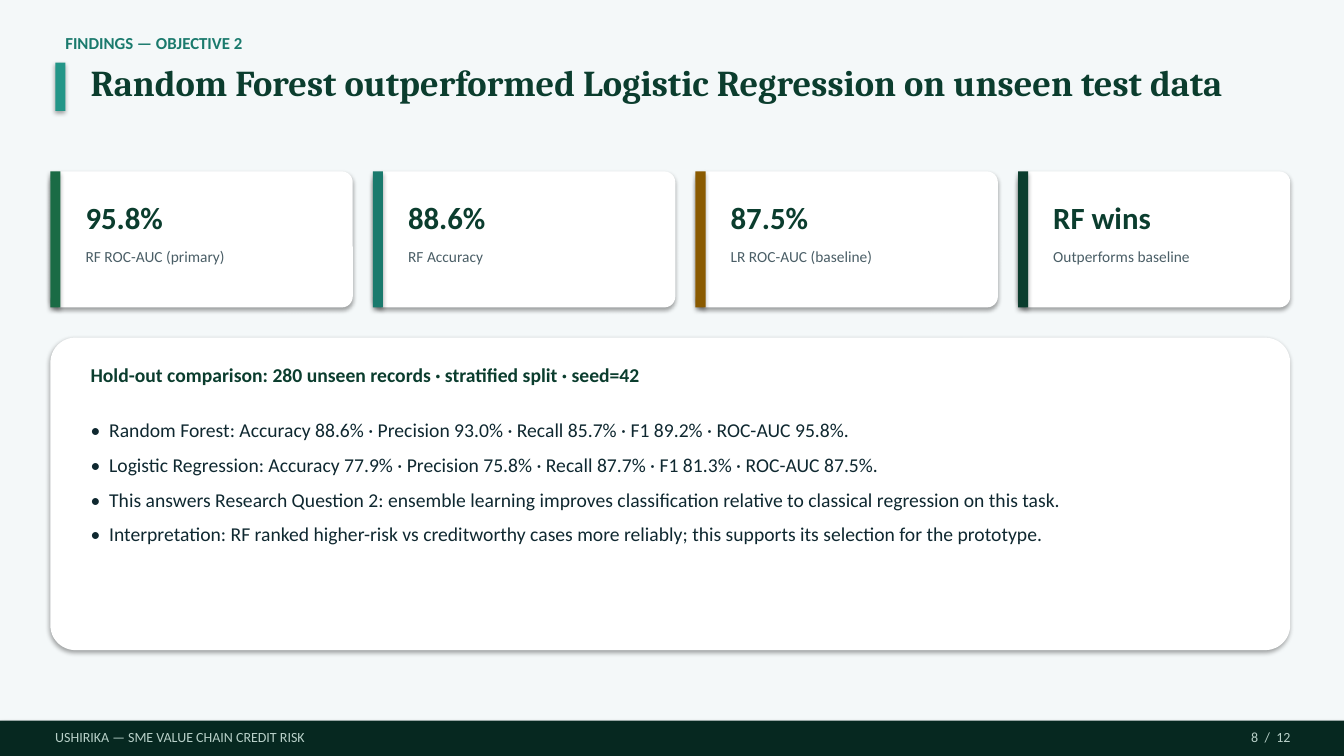
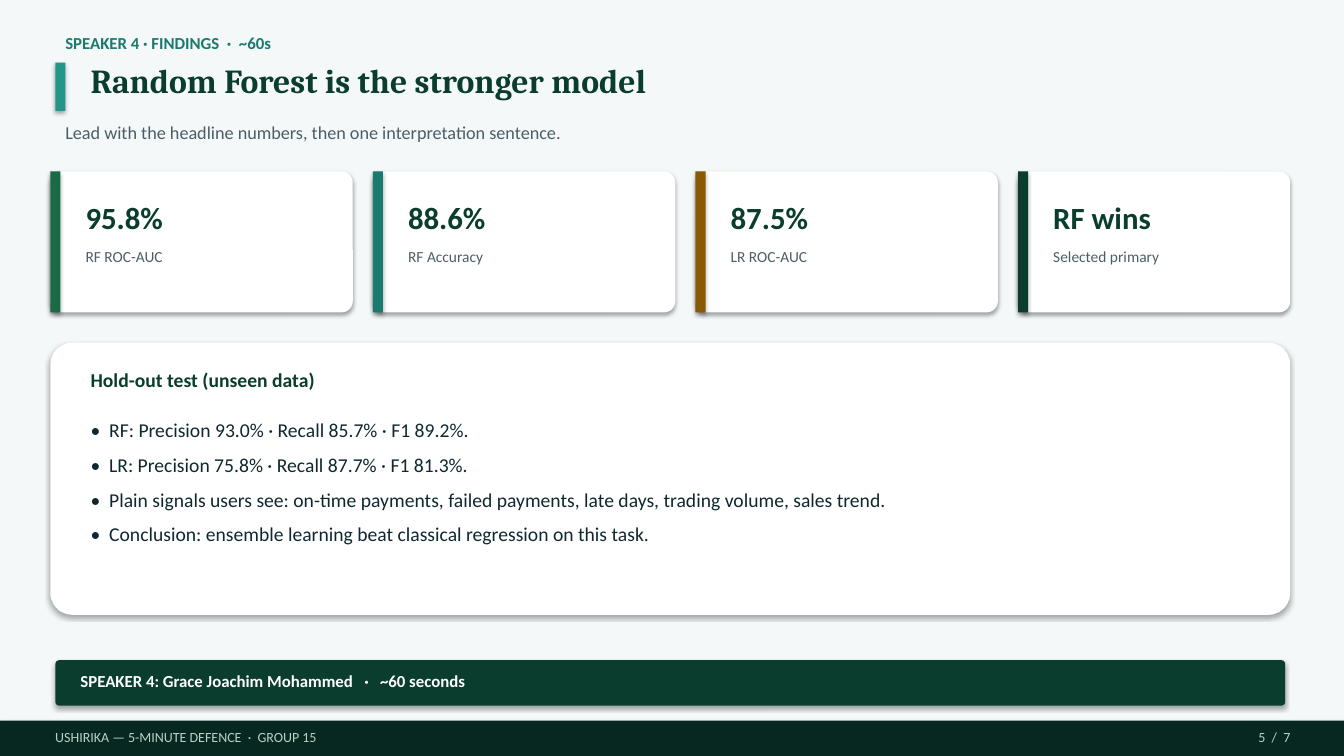
Before and after one commit to Dmmkuliku/ushirika-sme-credit, a slide deck: slide 5 of Presentation/Ushirika_Group15_Defence_Presentation.pptx (slide 8 before the commit). Drawn at 1344x756 pixels with LibreOffice and Linux fonts; fonts in the diff are those of the drawing. Boxes give left, top, right and bottom in pixels: in the first picture for what was removed or moved away, otherwise in the second. Text is boxed around its words. In the diff, an @@ line names an element or a change of style, - is before the commit and + after.

```diff
--- a/Presentation/Ushirika_Group15_Defence_Presentation.pptx
+++ b/Presentation/Ushirika_Group15_Defence_Presentation.pptx
@@ text at box(65, 37, 271, 49): text changed @@
-FINDINGS — OBJECTIVE 2
+SPEAKER 4 · FINDINGS · ~60s
@@ text at box(91, 69, 646, 101): text changed; size 26 to 24 pt @@
-Random Forest outperformed Logistic Regression on unseen test data
+Random Forest is the stronger model
@@ text added at box(65, 126, 560, 142), 13 pt, text #4A5E66 @@
+Lead with the headline numbers, then one interpretation sentence.
@@ rounded rectangle: place and size @@
-rounded rectangle at box(50, 171, 353, 308)
+rounded rectangle at box(50, 171, 353, 313)
@@ rectangle: place and size @@
-rectangle at box(50, 171, 60, 308)
+rectangle at box(50, 171, 60, 313)
@@ rounded rectangle: place and size @@
-rounded rectangle at box(373, 171, 676, 308)
+rounded rectangle at box(373, 171, 676, 313)
@@ rectangle: place and size @@
-rectangle at box(373, 171, 383, 308)
+rectangle at box(373, 171, 383, 313)
@@ rounded rectangle: place and size @@
-rounded rectangle at box(696, 171, 998, 308)
+rounded rectangle at box(696, 171, 998, 313)
@@ rectangle: place and size @@
-rectangle at box(696, 171, 706, 308)
+rectangle at box(696, 171, 706, 313)
@@ rounded rectangle: place and size @@
-rounded rectangle at box(1018, 171, 1291, 308)
+rounded rectangle at box(1018, 171, 1291, 313)
@@ rectangle: place and size @@
-rectangle at box(1018, 171, 1028, 308)
+rectangle at box(1018, 171, 1028, 313)
@@ text at box(86, 252, 162, 262): text changed @@
-RF ROC-AUC (primary)
+RF ROC-AUC
@@ text at box(731, 252, 807, 262): text changed @@
-LR ROC-AUC (baseline)
+LR ROC-AUC
@@ text at box(1053, 251, 1159, 265): text changed @@
-Outperforms baseline
+Selected primary
@@ rounded rectangle: place and size @@
-rounded rectangle at box(50, 338, 1291, 650)
+rounded rectangle at box(50, 343, 1291, 615)
@@ text at box(91, 372, 314, 390): text changed @@
-Hold-out comparison: 280 unseen records · stratified split · seed=42
+Hold-out test (unseen data)
@@ text at box(109, 423, 885, 545): text changed @@
-• Random Forest: Accuracy 88.6% · Precision 93.0% · Recall 85.7% · F1 89.2% · ROC-AUC 95.8%.
-• Logistic Regression: Accuracy 77.9% · Precision 75.8% · Recall 87.7% · F1 81.3% · ROC-AUC 87.5%.
-• This answers Research Question 2: ensemble learning improves classification relative to classical regression on this task.
-• Interpretation: RF ranked higher-risk vs creditworthy cases more reliably; this supports its selection for the prototype.
+• RF: Precision 93.0% · Recall 85.7% · F1 89.2%.
+• LR: Precision 75.8% · Recall 87.7% · F1 81.3%.
+• Plain signals users see: on-time payments, failed payments, late days, trading volume, sales trend.
+• Conclusion: ensemble learning beat classical regression on this task.
@@ rounded rectangle added at box(55, 660, 1286, 706), fill #0B3D2E @@
@@ text added at box(80, 675, 465, 687), 12 pt, text #FFFFFF, bold @@
+SPEAKER 4: Grace Joachim Mohammed · ~60 seconds
@@ text at box(55, 733, 316, 742): text changed @@
-USHIRIKA — SME VALUE CHAIN CREDIT RISK
+USHIRIKA — 5-MINUTE DEFENCE · GROUP 15
@@ text at box(1258, 733, 1290, 742): text changed @@
-8 / 12
+5 / 7
```
Also in this commit, not shown: 1 other slide changed, 5 slides added, 10 slides removed, 4 other files.
